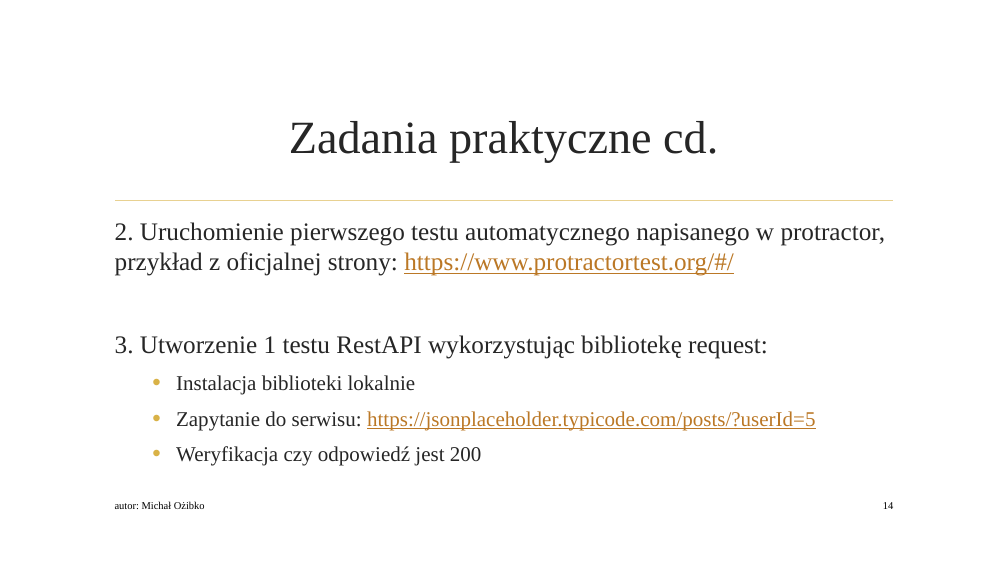
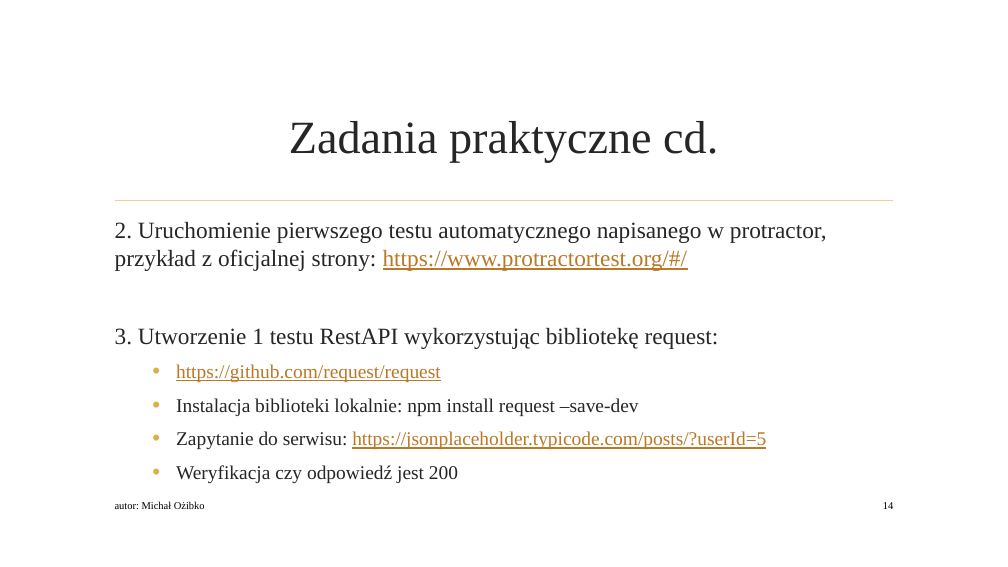
Before and after one commit to qadevpl/repo, a slide deck: slide 14 of JSRestApi/WarsztatQA.pptx. Drawn at 1008x567 pixels with LibreOffice and Linux fonts; fonts in the diff are those of the drawing; background and template pictures are left out. Boxes give left, top, right and bottom in pixels: in the first picture for what was removed or moved away, otherwise in the second. Text is boxed around its words. In the diff, an @@ line names an element or a change of style, - is before the commit and + after.

```diff
--- a/JSRestApi/WarsztatQA.pptx
+++ b/JSRestApi/WarsztatQA.pptx
@@ text at (115,222,827,483): size 24 to 22.2 pt in "2. Uruchomienie pierwszego testu automatycznego napisanego w ...", "3. Utworzenie 1 testu RestAPI wykorzystując bibliotekę ..."; size 20 to 18.5 pt in "Zapytanie do serwisu: https://jsonplaceholder.typicode.com/p ...", "Weryfikacja czy odpowiedź jest 200" @@
@@ text at (176,364,639,416): text changed; size 20 to 18.5 pt @@
-  • Instalacja biblioteki lokalnie
+  • https://github.com/request/request
+  • Instalacja biblioteki lokalnie: npm install request –save-dev
```
Also in this commit, not shown: 3 other slides changed, 1 other file.
